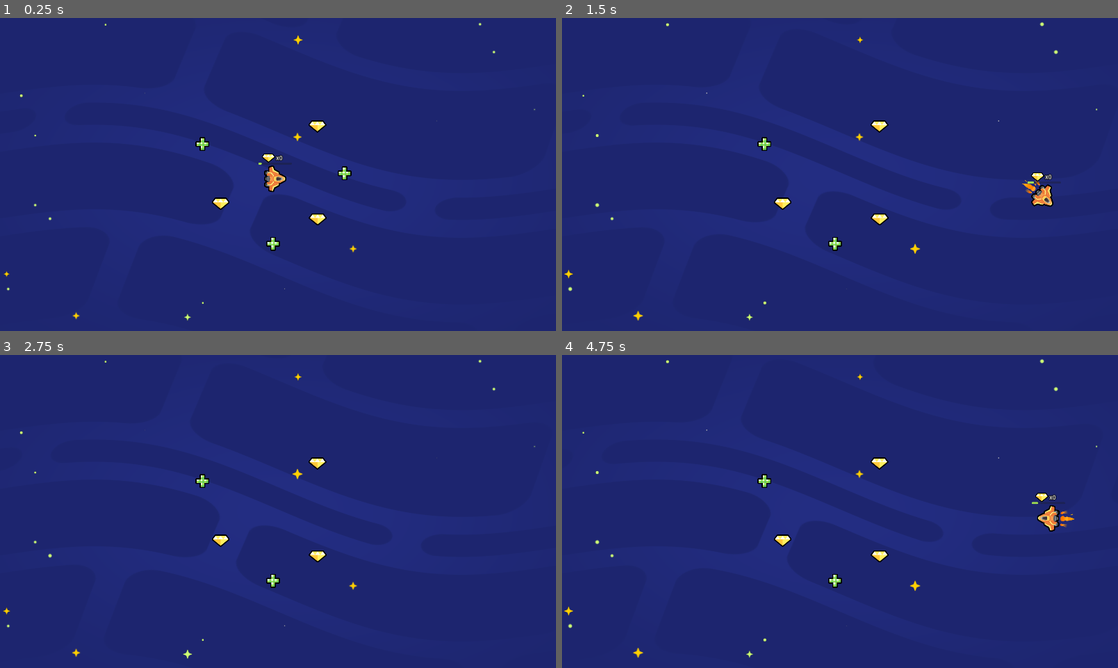
Above: before the commit, frames 1-4 (two rows, left to right).
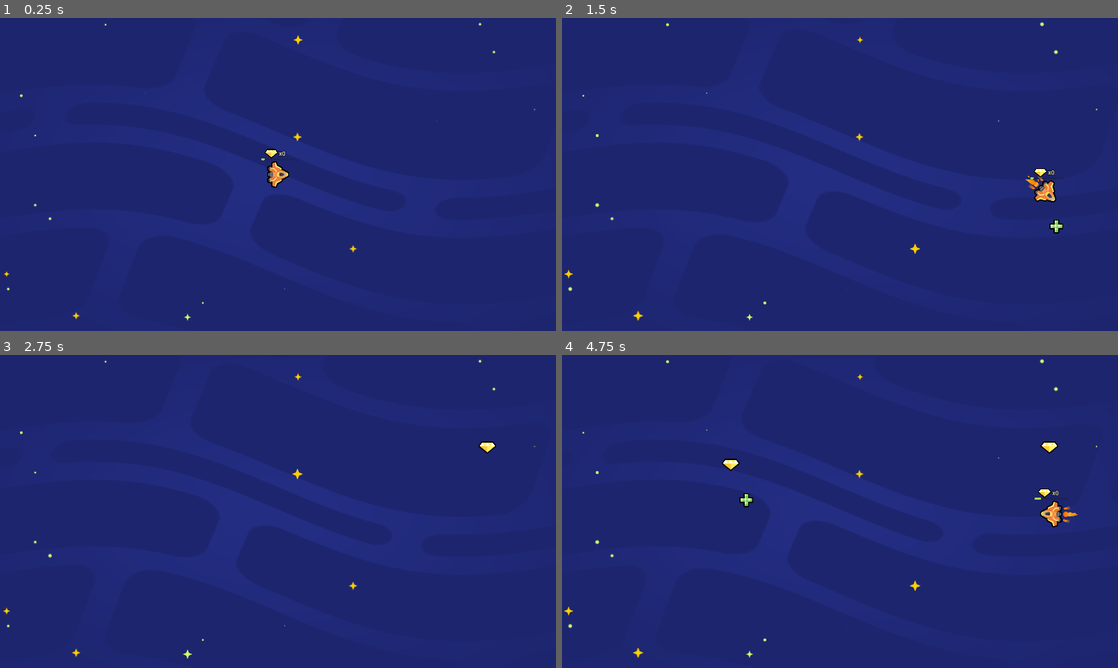
Above: after the commit, the same moments.

Repository: mel0327/2d-GameDev-course
Game: Godot game, scene res://lessons/space_level.tscn
Same seed, same stepped clock (60 frames per second), same inputs: the game is played once before the commit and once after it.
Inputs:
- Up to frame 1 (0.25 s): no input
- Up to frame 2 (1.5 s): hold D (move_right) 0.53-1.28 s; hold S (move_down) from 1.28 s (still down)
- Up to frame 3 (2.75 s): release S (move_down) at 2.03 s; hold D (move_right) from 2.03 s (still down)
- Up to frame 4 (4.75 s): release D (move_right) at 2.78 s; hold W (move_up) 2.78-3.53 s; tap Enter at 3.5 s; hold A (move_left) from 3.53 s (still down)

The runs differ from the first frame. In frame 1, 0.9% of the frame differs, in the area x 35-64%, y 32-75%; in frame 2, 1.0%; in frame 3, 0.5%; in frame 4, 1.2%, in the area x 28-93%, y 27-75%.

Commit message:
L7 and Practice

Diff:
--- /dev/null
+++ b/05.loot_it_all_workbook/RandomItemPlacer.gd
@@ -0,0 +1,20 @@
+extends Node2D
+
+var item_scenes := [
+	preload("gem.tscn"),
+	preload("health_pack.tscn")
+]
+
+func _ready() -> void:
+	get_node("Timer").timeout.connect(_on_timer_timeout)
+
+func _on_timer_timeout() -> void:
+	var random_item_scene: PackedScene = item_scenes.pick_random()
+	var item_instance := random_item_scene.instantiate()
+	add_child(item_instance)
+
+	var viewport_size := get_viewport_rect().size
+	var random_position := Vector2(0, 0)
+	random_position.x = randf_range(0, viewport_size.x)
+	random_position.y = randf_range(0, viewport_size.y)
+	item_instance.position = random_position
--- a/05.loot_it_all_workbook/lessons/ship.tscn
+++ b/05.loot_it_all_workbook/lessons/ship.tscn
@@ -71,5 +71,3 @@
 offset_bottom = -59.0
 text = "x0"
 label_settings = SubResource("LabelSettings_oxmnb")
-
-[connection signal="area_entered" from="." to="." method="_on_area_entered"]
--- a/05.loot_it_all_workbook/lessons/space_level.tscn
+++ b/05.loot_it_all_workbook/lessons/space_level.tscn
@@ -1,31 +1,14 @@
-[gd_scene load_steps=5 format=3 uid="uid://btkjymc78ap8d"]
+[gd_scene load_steps=4 format=3 uid="uid://btkjymc78ap8d"]
 
 [ext_resource type="PackedScene" uid="uid://dmv50krf4bo5r" path="res://lessons/ship.tscn" id="2_2j1u5"]
-[ext_resource type="PackedScene" uid="uid://b3h0ldchheuqn" path="res://health_pack.tscn" id="3_8e3qa"]
 [ext_resource type="PackedScene" uid="uid://bxfevggvxo634" path="res://assets/background/space_background.tscn" id="3_e6xy1"]
-[ext_resource type="PackedScene" uid="uid://cylobqd06m24s" path="res://gem.tscn" id="4_p6g83"]
+[ext_resource type="PackedScene" uid="uid://c45v2fxvyq7bo" path="res://random_item_placer.tscn" id="3_t652p"]
 
 [node name="Level" type="Node2D"]
 
 [node name="Ship" parent="." instance=ExtResource("2_2j1u5")]
-position = Vector2(950, 555)
+position = Vector2(960, 540)
 
 [node name="SpaceBackground" parent="." instance=ExtResource("3_e6xy1")]
 
-[node name="HealthPack" parent="." instance=ExtResource("3_8e3qa")]
-position = Vector2(699, 435)
-
-[node name="HealthPack2" parent="." instance=ExtResource("3_8e3qa")]
-position = Vector2(943, 779)
-
-[node name="HealthPack3" parent="." instance=ExtResource("3_8e3qa")]
-position = Vector2(1190, 536)
-
-[node name="Gem" parent="." instance=ExtResource("4_p6g83")]
-position = Vector2(1096, 374)
-
-[node name="Gem2" parent="." instance=ExtResource("4_p6g83")]
-position = Vector2(762, 641)
-
-[node name="Gem3" parent="." instance=ExtResource("4_p6g83")]
-position = Vector2(1097, 695)
+[node name="RandomItemPlacer" parent="." instance=ExtResource("3_t652p")]
--- a/05.loot_it_all_workbook/practices/L6.P2.coins_and_energy_packs/collectible.gd
+++ b/05.loot_it_all_workbook/practices/L6.P2.coins_and_energy_packs/collectible.gd
@@ -4,6 +4,5 @@
 func _ready() -> void:
 	area_entered.connect(_on_area_entered)
 
-
 func _on_area_entered(area_that_entered: Area2D) -> void:
 	queue_free()
--- a/05.loot_it_all_workbook/practices/L7.P1.spawn_random_items/coin.tscn
+++ b/05.loot_it_all_workbook/practices/L7.P1.spawn_random_items/coin.tscn
@@ -1,17 +1,17 @@
-[gd_scene load_steps=4 format=3]
+[gd_scene load_steps=4 format=3 uid="uid://kblbil0ikwuf"]
 
-[ext_resource type="Script" path="res://practices/L7.P1.spawn_random_items/collectible.gd" id="1_w44qq"]
-[ext_resource type="Texture2D" path="res://assets/practice_assets/coin.png" id="2_h8srl"]
+[ext_resource type="Script" path="res://practices/L7.P1.spawn_random_items/collectible.gd" id="1_wnf31"]
+[ext_resource type="Texture2D" uid="uid://b5n8ybmtouhk0" path="res://assets/practice_assets/coin.png" id="2_1cb2j"]
 
 [sub_resource type="CircleShape2D" id="CircleShape2D_8or2y"]
 radius = 57.1402
 
 [node name="Coin" type="Area2D" groups=["coin"]]
 collision_mask = 2
-script = ExtResource("1_w44qq")
+script = ExtResource("1_wnf31")
 
 [node name="Sprite2D" type="Sprite2D" parent="."]
-texture = ExtResource("2_h8srl")
+texture = ExtResource("2_1cb2j")
 
 [node name="CollisionShape2D" type="CollisionShape2D" parent="."]
 shape = SubResource("CircleShape2D_8or2y")
--- a/05.loot_it_all_workbook/practices/L7.P1.spawn_random_items/energy_pack.tscn
+++ b/05.loot_it_all_workbook/practices/L7.P1.spawn_random_items/energy_pack.tscn
@@ -1,17 +1,17 @@
-[gd_scene load_steps=4 format=3]
+[gd_scene load_steps=4 format=3 uid="uid://d1y40q6ykbnv3"]
 
-[ext_resource type="Script" path="res://practices/L7.P1.spawn_random_items/collectible.gd" id="1_sb6ru"]
-[ext_resource type="Texture2D" path="res://assets/practice_assets/energy_pack.png" id="2_ipnf3"]
+[ext_resource type="Script" path="res://practices/L7.P1.spawn_random_items/collectible.gd" id="1_roi5q"]
+[ext_resource type="Texture2D" uid="uid://bdkl4qmqe0suw" path="res://assets/practice_assets/energy_pack.png" id="2_f8cky"]
 
 [sub_resource type="CircleShape2D" id="CircleShape2D_gmkso"]
 radius = 57.1402
 
 [node name="EnergyPack" type="Area2D" groups=["energy"]]
 collision_mask = 2
-script = ExtResource("1_sb6ru")
+script = ExtResource("1_roi5q")
 
 [node name="Sprite2D" type="Sprite2D" parent="."]
-texture = ExtResource("2_ipnf3")
+texture = ExtResource("2_f8cky")
 
 [node name="CollisionShape2D" type="CollisionShape2D" parent="."]
 shape = SubResource("CircleShape2D_gmkso")
--- a/05.loot_it_all_workbook/practices/L7.P1.spawn_random_items/random_collectible_placer.gd
+++ b/05.loot_it_all_workbook/practices/L7.P1.spawn_random_items/random_collectible_placer.gd
@@ -1,7 +1,9 @@
 extends Node2D
 
 var collectible_scenes := [
-]
+	preload("coin.tscn"),
+	preload("energy_pack.tscn")
+	]
 
 
 func _ready() -> void:
@@ -9,4 +11,6 @@
 
 
 func _on_timer_timeout() -> void:
-	pass
+	var spawn_random_items: PackedScene = collectible_scenes.pick_random()
+	var item_instance := spawn_random_items.instantiate()
+	add_child(item_instance)
--- a/05.loot_it_all_workbook/practices/L7.P1.spawn_random_items/random_collectible_placer.tscn
+++ b/05.loot_it_all_workbook/practices/L7.P1.spawn_random_items/random_collectible_placer.tscn
@@ -1,9 +1,11 @@
-[gd_scene load_steps=2 format=3]
+[gd_scene load_steps=2 format=3 uid="uid://b8q14ro5a6a7t"]
 
-[ext_resource type="Script" path="res://practices/L7.P1.spawn_random_items/random_collectible_placer.gd" id="1_8cyt6"]
+[ext_resource type="Script" path="res://practices/L7.P1.spawn_random_items/random_collectible_placer.gd" id="1_fxurj"]
 
 [node name="RandomCollectiblePlacer" type="Node2D"]
-script = ExtResource("1_8cyt6")
+script = ExtResource("1_fxurj")
 
 [node name="Timer" type="Timer" parent="."]
 autostart = true
+
+[connection signal="timeout" from="Timer" to="." method="_on_timer_timeout"]
--- a/05.loot_it_all_workbook/practices/L7.P1.spawn_random_items/spawn_random_items.tscn
+++ b/05.loot_it_all_workbook/practices/L7.P1.spawn_random_items/spawn_random_items.tscn
@@ -1,13 +1,11 @@
-[gd_scene load_steps=3 format=3]
+[gd_scene load_steps=2 format=3 uid="uid://b557hr4esd8o5"]
 
-[ext_resource type="PackedScene" path="res://practices/L7.P1.spawn_random_items/random_collectible_placer.tscn" id="1_xxubk"]
-[ext_resource type="Script" path="res://practices/L7.P1.spawn_random_items/random_collectible_placer.gd" id="2_fmxc1"]
+[ext_resource type="PackedScene" uid="uid://b8q14ro5a6a7t" path="res://practices/L7.P1.spawn_random_items/random_collectible_placer.tscn" id="1_xxubk"]
 
 [node name="SpawnRandomItems" type="Node2D"]
 
-[node name="RandomCollectiblePlacer" type="Node2D" parent="." instance=ExtResource("1_xxubk")]
+[node name="RandomCollectiblePlacer" parent="." instance=ExtResource("1_xxubk")]
 position = Vector2(960, 540)
-script = ExtResource("2_fmxc1")
 
 [node name="ExtraVisuals" type="Node" parent="."]
 
--- /dev/null
+++ b/05.loot_it_all_workbook/random_item_placer.tscn
@@ -0,0 +1,11 @@
+[gd_scene load_steps=2 format=3 uid="uid://c45v2fxvyq7bo"]
+
+[ext_resource type="Script" path="res://RandomItemPlacer.gd" id="1_hjsi8"]
+
+[node name="RandomItemPlacer" type="Node2D"]
+script = ExtResource("1_hjsi8")
+
+[node name="Timer" type="Timer" parent="."]
+autostart = true
+
+[connection signal="timeout" from="Timer" to="." method="_on_timer_timeout"]
